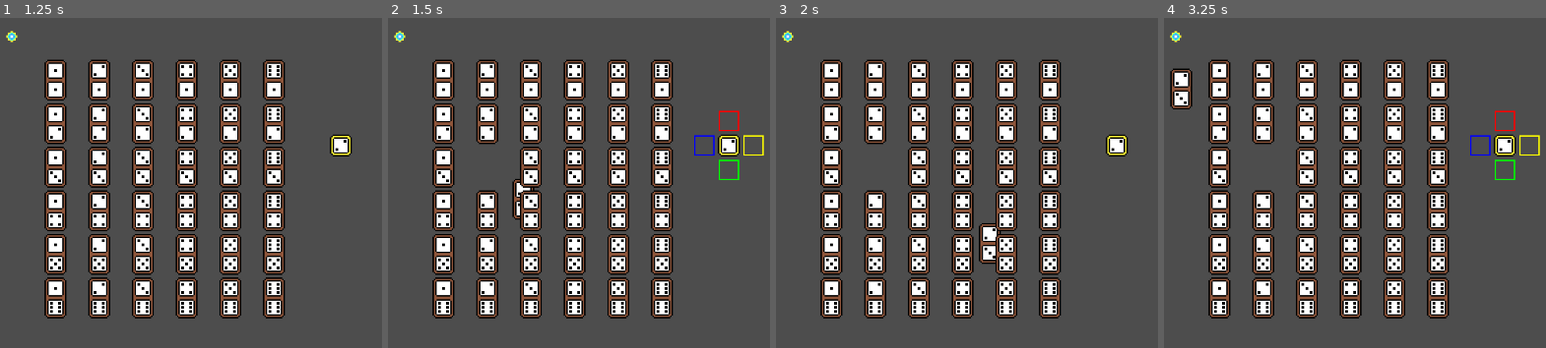
Above: before the commit, frames 1-4 (left to right).
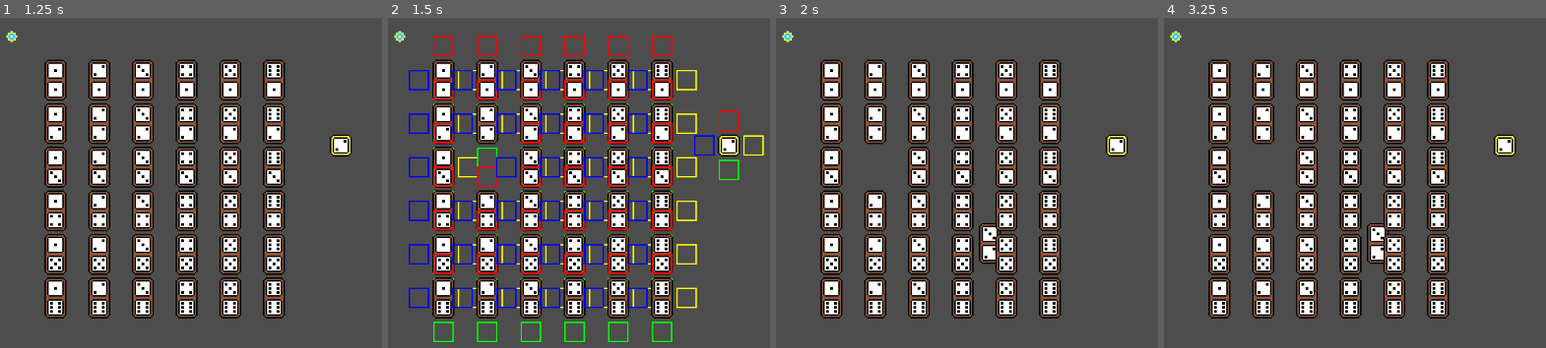
Above: after the commit, the same moments.

Repository: Ghoose1/GFPGame
Game: Godot game, scene res://scenes/scene.tscn
The game is run twice, just before and just after one commit, with the same random seed, the same clock (stepped at 60 frames per second) and the same inputs.
Inputs (mouse positions are in pixels of both pictures, inside the frame that each line leads up to):
- Up to frame 1 (1.25 s): tap Enter at 0.5 s; move the mouse to (outside the picture) at 0.52 s; hold Space (Start Score) from 0.53 s (still down); click (outside the picture) at 0.67 s
- Up to frame 2 (1.5 s): release Space (Start Score) at 1.25 s; drag from (483, 176) to (601, 242) at 1.27 s
- Up to frame 3 (2 s): no input
- Up to frame 4 (3.25 s): move the mouse to (1496, 57) at 2.02 s; hold Space (Start Score) 2.03-2.75 s; click (1496, 57) at 2.17 s; drag from (1377, 242) to (1183, 87) at 2.77 s

Frame 1 is identical in both runs. In frame 2, 11% of the frame differs, in the area x 5-81%, y 5-99%; in frame 3, less than 0.1%; in frame 4, 1.6%.
Error in both runs: Invalid access to property or key 'position' on a base object of type 'Nil'. (res://scripts/score_thing.gd:66)

Commit message:
improved connection point logic

Diff:
--- a/Dominos/basic.gd
+++ b/Dominos/basic.gd
@@ -7,29 +7,18 @@
 ## 'bottom' face when in default rotation
 var face1 : Face = Face.new()
 
+func _init() -> void:
+	connection_points = [
+		ConnectionPoint.new(Vector2.UP * 25, ConnectionPoint.Direction.V_UP, [face0]),
+		ConnectionPoint.new(Vector2.DOWN * 25, ConnectionPoint.Direction.V_DOWN, [face1]),
+		ConnectionPoint.new(Vector2.LEFT * 18, ConnectionPoint.Direction.H_LEFT, [face0, face1]),
+		ConnectionPoint.new(Vector2.RIGHT * 18, ConnectionPoint.Direction.H_RIGHT, [face1, face0])
+	]
+
 func _ready() -> void:
 	# initialise the face textures
 	$Face_0.texture = Globals.faceSprites[face0.number]
 	$Face_1.texture = Globals.faceSprites[face1.number]
-
-static func max_connection_count() -> int: return 4
-
-func get_connection_points() -> Array[ConnectionPoint]:
-	if !placed:
-		return []
-
-	var out : Array[ConnectionPoint] = []
-
-	if (!connected_dirs[0]):
-		out.append(ConnectionPoint.new(Vector2.UP * 25, ConnectionPoint.Direction.V_UP, [face0]))
-	if (!connected_dirs[1]):
-		out.append(ConnectionPoint.new(Vector2.DOWN * 25, ConnectionPoint.Direction.V_DOWN, [face1]))
-	if (!connected_dirs[2]):
-		out.append(ConnectionPoint.new(Vector2.LEFT * 18, ConnectionPoint.Direction.H_LEFT, [face0, face1]))
-	if (!connected_dirs[3]):
-		out.append(ConnectionPoint.new(Vector2.RIGHT * 18, ConnectionPoint.Direction.H_RIGHT, [face1, face0]))
-
-	return out
 
 const MIN_SNAP_DIST_SQ = 32 * 32
 
@@ -39,7 +28,7 @@
 	connecting_face = 0
 
 	var other_dominos : Array[Domino] = []
-	other_dominos = Globals.board.dominoes.filter(func(d : Domino): return d != self)
+	other_dominos = Globals.board.dominoes.filter(func(d : Domino) -> bool: return d != self)
 
 	var closest_distance : float = MIN_SNAP_DIST_SQ
 
@@ -47,9 +36,10 @@
 	for other in other_dominos:
 		assert(other is BasicDomino or StarterTile) # expand this when more logic is added
 
-		for point in other.get_connection_points():
-			var pos = other.global_position + point.position.rotated(other.global_rotation)
-			var dist = global_position.distance_squared_to(pos)
+		for point in other.connection_points:
+			if not point.enabled: continue
+			var pos := other.global_position + point.position.rotated(other.global_rotation)
+			var dist := global_position.distance_squared_to(pos)
 
 			if dist < closest_distance:
 				closest_distance = dist
@@ -60,8 +50,9 @@
 		assert(closest_point != null)
 
 		# actually snap to the point
-		var face0_valid : bool = closest_point.faces.all(func(f): return f.number == face0.number)
-		var face1_valid : bool = closest_point.faces.all(func(f): return f.number == face1.number)
+		var face0_valid : bool = closest_point.faces.all(func(f : Face) -> bool: return f.number == face0.number)
+		var face1_valid : bool = closest_point.faces.all(func(f : Face) -> bool: return f.number == face1.number)
+
 		if face0_valid || face1_valid:
 			# rotate so that face0 'points' towards other domino
 			match closest_point.direction:
@@ -87,16 +78,17 @@
 
 
 var connecting_face : int = 0
-func on_placed():
+func on_placed() -> void:
 	connected_dominos.append(closest_domino)
-	connected_dirs[connecting_face] = true
+	# this works because the connection point order is ^v<>, and faces are ^ and v
+	connection_points[connecting_face].enabled = false
 	closest_domino.connect_to(self, closest_point)
 	placed = true
 
 
 func can_connect_to_faces(face : Array[Face]) -> bool:
-	return face.all(func(f): return f.number == face0.number) || \
-		face.all(func(f): return f.number == face1.number)
+	return face.all(func(f : Face) -> bool: return f.number == face0.number) || \
+		face.all(func(f : Face) -> bool: return f.number == face1.number)
 
 func score() -> int:
 	return face0.number + face1.number
--- a/Dominos/domino.gd
+++ b/Dominos/domino.gd
@@ -8,10 +8,6 @@
 var placed := false
 ## List of dominos connected to this domino
 var connected_dominos : Array[Domino] = [ ]
-## Array of directions that have dominos connected to them
-var connected_dirs : Array[bool] = [ ]
-## Number of elements to initialize connected_dirs with
-static func max_connection_count() -> int: return 0
 
 ## The side of a domino.
 ## Includes information such as symbol displayed (number) and anything needed for
@@ -19,10 +15,6 @@
 class Face:
 	var number : int
 	# e.g. var is_gold : bool
-
-func _init() -> void:
-	connected_dirs.resize(max_connection_count())
-	connected_dirs.fill(false)
 
 func _process(_delta: float) -> void:
 	queue_redraw() # for debug drawing
@@ -42,7 +34,8 @@
 
 	# different colours for different connection sides
 	const colours := [ Color.RED, Color.GREEN, Color.BLUE, Color.YELLOW ]
-	for point in get_connection_points():
+	for point in connection_points:
+		if not point.enabled: continue
 		draw_rect(Rect2(point.position.rotated(0) - Vector2(7, 7), Vector2(14, 14)), colours[point.direction], false, 1, false)
 
 # different domino types will need to implement their own logic for how to snap to positions
@@ -51,8 +44,7 @@
 	pass
 
 ## Array of points that other dominos can connect to this one from.
-func get_connection_points() -> Array[ConnectionPoint]:
-	return []
+var connection_points : Array[ConnectionPoint]
 
 ## Connection point to snap to
 var closest_point : ConnectionPoint = null
@@ -63,11 +55,11 @@
 func connect_to(other : Domino, connection : ConnectionPoint) -> void:
 	print(get_instance_id())
 	connected_dominos.append(other)
-	connected_dirs[connection.direction] = true
+	connection_points[connection.direction].enabled = false
 
 ## Place the domino on the board
 ## This needs to take care of calling connection logic for both this domino and the connecting domino
-func on_placed():
+func on_placed() -> void:
 	connect_to(closest_domino, closest_point)
 	closest_domino.connect_to(self, closest_point)
 	placed = true
--- a/Dominos/starter.gd
+++ b/Dominos/starter.gd
@@ -9,18 +9,14 @@
 	$Face_0.texture = Globals.faceSprites[face.number]
 	placed = true
 
-static func max_connection_count() -> int: return 4
+func _init() -> void:
+	connection_points = []
+	for i in range(4):
+		connection_points.append(ConnectionPoint.new(DirectionVecs[i] * 18, i, [face]))
 
 const DirectionVecs : Array[Vector2] = [
 	Vector2.UP, Vector2.DOWN, Vector2.LEFT, Vector2.RIGHT
 ]
-
-func get_connection_points() -> Array[ConnectionPoint]:
-	var out : Array[ConnectionPoint] = []
-	for i in range(4):
-		if (!connected_dirs[i]):
-			out.append(ConnectionPoint.new(DirectionVecs[i] * 18, i, [face]))
-	return out
 
 func _unhandled_key_input(event: InputEvent) -> void:
 	if event.is_action_pressed("Start Score"):
--- a/connection_point.gd
+++ b/connection_point.gd
@@ -11,6 +11,7 @@
 var direction : Direction
 ## Faces that this point connects from.
 var faces : Array[Domino.Face]
+var enabled : bool = true
 
 enum Direction {
 	V_UP = 0,
@@ -33,7 +34,7 @@
 	Direction.H_LEFT,
 ]
 
-func _init(pos : Vector2, dir : Direction, sides : Array[Domino.Face]):
+func _init(pos : Vector2, dir : Direction, sides : Array[Domino.Face]) -> void:
 	position = pos
 	direction = dir
 	faces = sides
